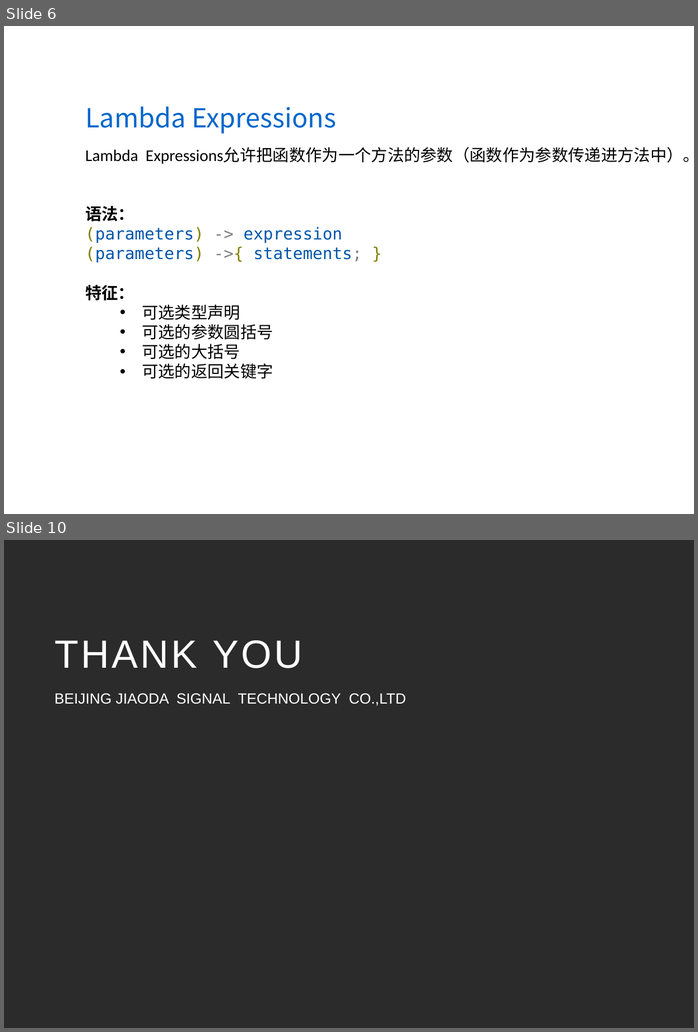
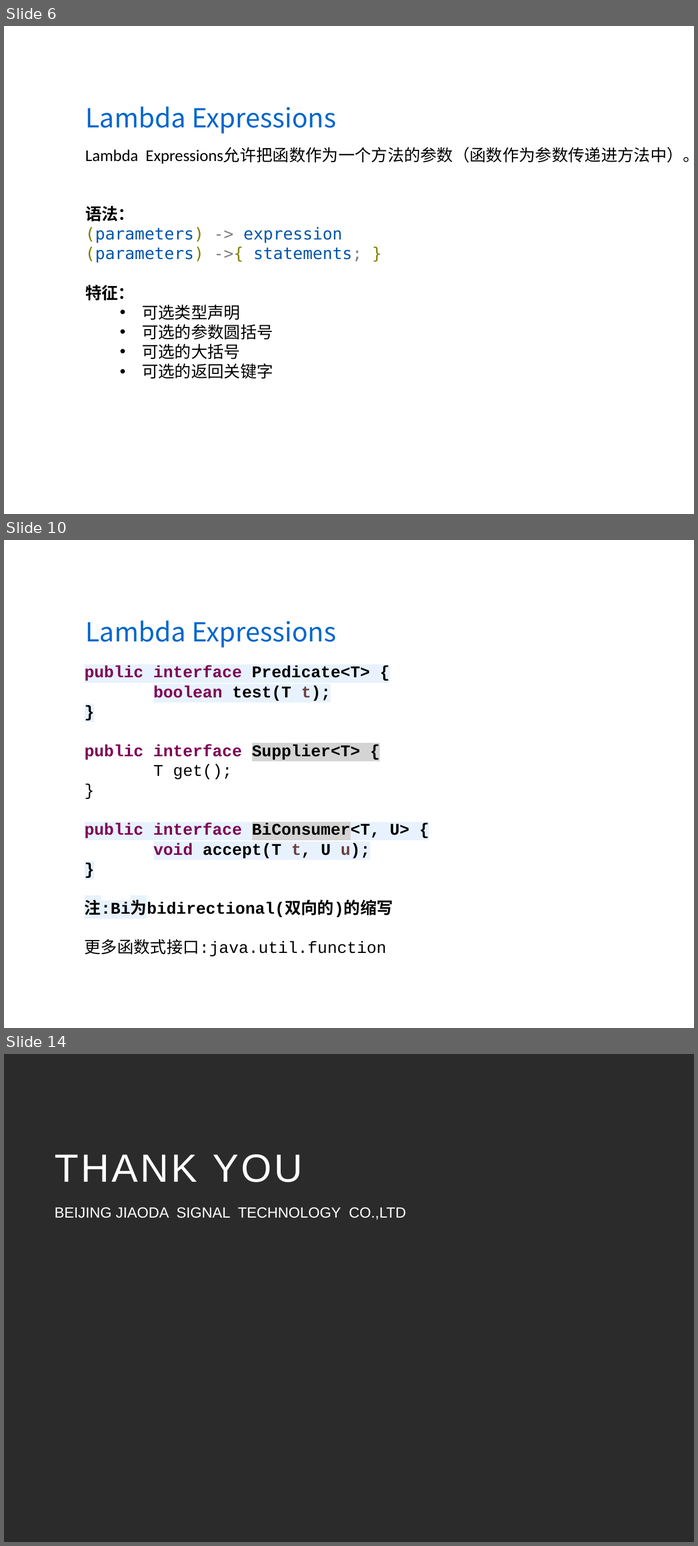
Before and after one commit to wanglei949758173/study, a slide deck: share/Java8(LambdaExpressions&StreamAPI).pptx. Shown one above the other, each under a label of ours: slides 6 and 10 before the commit, slides 6, 10 and 14 after it; the slides between them are not shown. The pictures are 698x1032 and 698x1546 pixels, drawn with LibreOffice and Linux fonts; fonts in the diff are those of the drawing; background and template pictures are left out; a plain dark background stands for a picture behind light text. Boxes give left, top, right and bottom in pixels: in the first picture for what was removed or moved away, otherwise in the second. Text is boxed around its words. In the diff, an @@ line names an element or a change of style, - is before the commit and + after.

```diff
--- a/share/Java8(LambdaExpressions&StreamAPI).pptx
+++ b/share/Java8(LambdaExpressions&StreamAPI).pptx
@@ slide 10 added at [4,540,694,1028], background picture (left out) @@
@@ text added at [85,620,336,648], 32 pt, text #0066CC @@
+Lambda Expressions
@@ text added at [85,666,409,956], 20 pt, text #000000, bold @@
+public interface Predicate<T> {
+boolean test(T t);
+}
+public interface Supplier<T> {
+T get();
+}
+public interface BiConsumer<T, U> {
+void accept(T t, U u);
+}
+注:Bi为bidirectional(双向的)的缩写
+更多函数式接口:java.util.function
@@ what was slide 10 is now slide 14 @@
```
Also in this commit, not shown: 3 slides changed, 4 other slides added, 1 slide removed, 2 other files.
